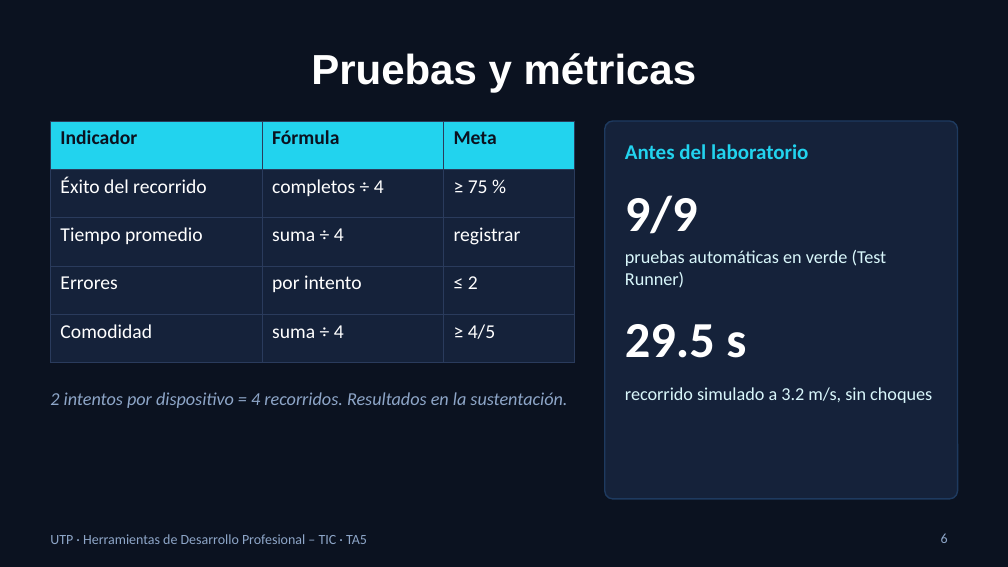
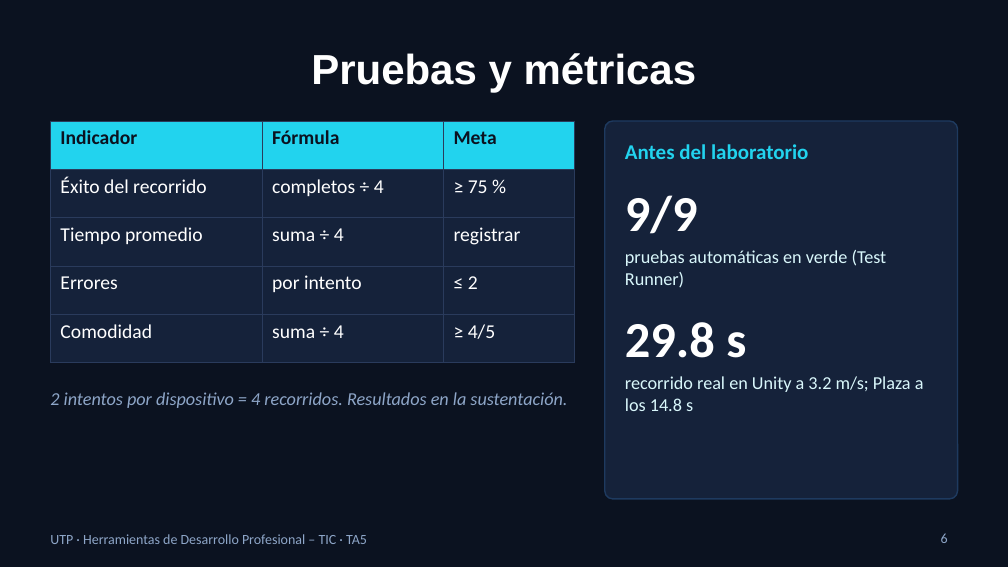
Before and after one commit to PapitaPapita23/TA5-Ciudad-Futurista-2050, a slide deck: slide 6 of Entrega/Presentacion_TA5_MijaMantari.pptx. Drawn at 1008x567 pixels with LibreOffice and Linux fonts; fonts in the diff are those of the drawing. Boxes give left, top, right and bottom in pixels: in the first picture for what was removed or moved away, otherwise in the second. Text is boxed around its words. In the diff, an @@ line names an element or a change of style, - is before the commit and + after.

```diff
--- a/Entrega/Presentacion_TA5_MijaMantari.pptx
+++ b/Entrega/Presentacion_TA5_MijaMantari.pptx
@@ text at (625,322,746,358): text changed @@
-29.5 s
+29.8 s
@@ text at (625,376,924,411): text changed @@
-recorrido simulado a 3.2 m/s, sin choques
+recorrido real en Unity a 3.2 m/s; Plaza a los 14.8 s
```
Also in this commit, not shown: 6 other slides changed, 5 other files.
